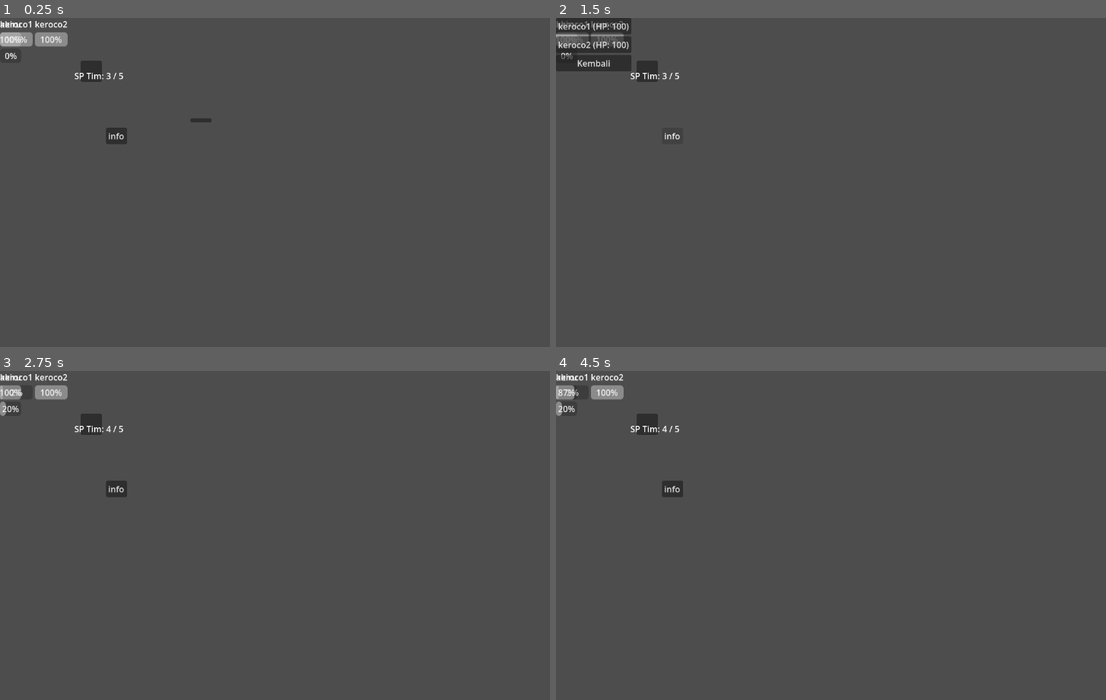
Above: before the commit, frames 1-4 (two rows, left to right).
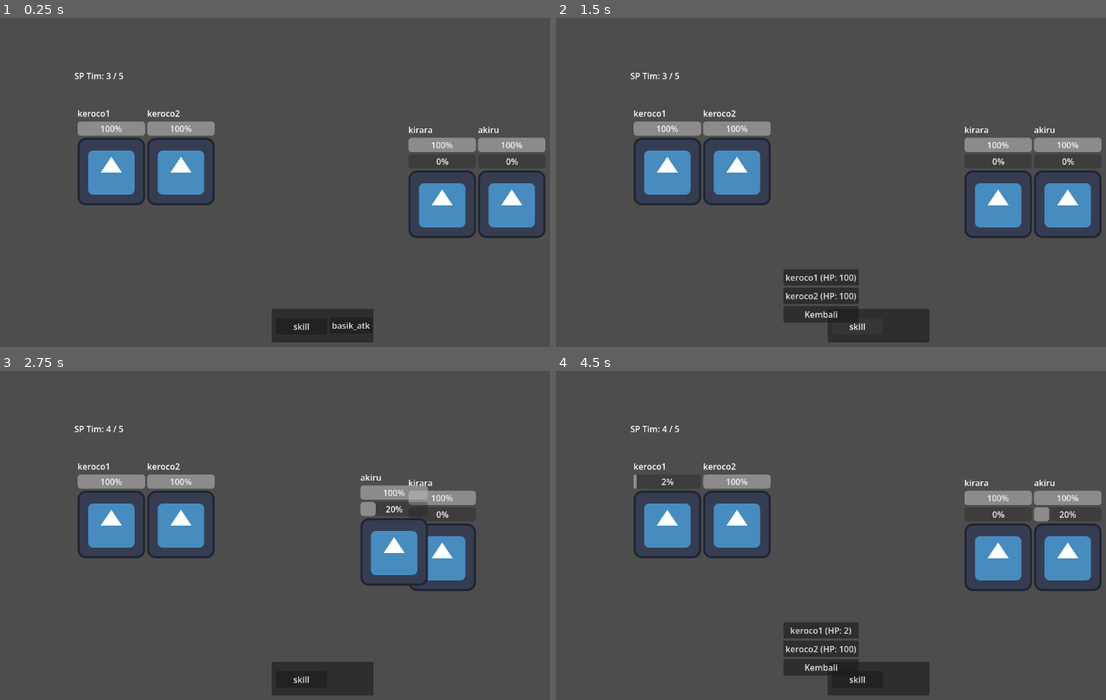
Above: after the commit, the same moments.

Repository: dx5053yx/trun-base-game
Game: Godot game, scene res://systems/battle_system/battel_arena.tscn
The game is run twice, just before and just after one commit, with the same random seed, the same clock (stepped at 60 frames per second) and the same inputs. The engine's default icon, where the game draws it, is replaced by a stand-in: a white triangle on a blue panel in a dark square.
Inputs (mouse positions are in pixels of both pictures, inside the frame that each line leads up to; where the layout moved, square brackets give the same spot in the first picture):
- Up to frame 1 (0.25 s): no input
- Up to frame 2 (1.5 s): click (908, 323) [759, 119] at 0.5 s; click "info" (after the commit: "skill") at 1.25 s
- Up to frame 3 (2.75 s): click "keroco1 (HP: 100)" at 2 s
- Up to frame 4 (4.5 s): click "info" (after the commit: "skill") at 2.75 s; click "info" (after the commit: "skill") at 3.5 s; click (908, 676) at 4.25 s, where only the run after the commit has a clickable "basik_atk"

The runs differ from the first frame. In frame 1, 11% of the frame differs, in the area x 0-100%, y 0-99%; in frame 2, 13%; in frame 3, 11%; in frame 4, 12%.

Commit message:
asset

Diff:
--- a/core/autoloads/party_dat.gd
+++ b/core/autoloads/party_dat.gd
@@ -12,7 +12,9 @@
 func _ready():
 	# Memasukkan MC sebagai anggota pertama secara otomatis
 	var mc_data = preload("res://data/characters/mc.tres")
-
+	var teman_1 = preload("res://data/characters/kirara.tres")
+	add_to_roster(teman_1)
+	add_to_active_party(teman_1)
 	add_to_roster(mc_data)
 	add_to_active_party(mc_data)
 
--- a/core/resources/char_stat.gd
+++ b/core/resources/char_stat.gd
@@ -8,8 +8,6 @@
 @export var current_hp: int = 100
 
 # --- SISTEM BARU: SP & ENERGY ---
-@export var max_sp: int = 5       # Batas maksimal tabungan SP
-@export var current_sp: int = 3   # SP awal saat battle dimulai
 @export var max_energy: int = 100 # Batas Energy untuk Ultimate
 @export var current_energy: int = 0
 @export var energy_regen_rate: float = 1.0
@@ -20,3 +18,6 @@
 
 @export var normal_skill: SkillDat
 @export var ultimate_skill: SkillDat
+@export var sprite_texture: Texture2D
+# Array untuk menampung efek-efek yang sedang aktif di tubuh karakter ini
+var active_statuses: Array[Dictionary] = []
--- a/core/resources/enemy_stat.gd
+++ b/core/resources/enemy_stat.gd
@@ -20,3 +20,6 @@
 
 @export var normal_skill: SkillDat
 @export var ultimate_skill: SkillDat
+@export var sprite_texture: Texture2D
+# Array untuk menampung efek-efek yang sedang aktif di tubuh karakter ini
+var active_statuses: Array[Dictionary] = []
--- a/core/resources/skill_dat.gd
+++ b/core/resources/skill_dat.gd
@@ -1,6 +1,12 @@
 extends Resource
 class_name SkillDat
+# --- SISTEM BUFF / DEBUFF ---
+# 0: Tidak Ada, 1: Racun/Burn, 2: Regen Darah, 3: Attack, 4: Speed, 5: Defense
+enum StatAffected { NONE, HP_DOT, HP_REGEN, ATTACK, SPEED, DEFENSE }
 
+@export var stat_affected: StatAffected = StatAffected.NONE
+@export var effect_amount: int = 0   # Jumlah stat yang ditambah/dikurangi/damage racun
+@export var effect_duration: int = 0 # Bertahan berapa giliran?
 enum TargetType { SINGLE_ENEMY, ALL_ENEMIES, SINGLE_ALLY, ALL_ALLIES, SELF }
 enum SkillEffect { DAMAGE, HEAL, BUFF, DEBUFF }
 
--- /dev/null
+++ b/data/characters/kirara.tres
@@ -0,0 +1,14 @@
+[gd_resource type="Resource" script_class="CharacterStats" format=3 uid="uid://ov4weqaves7q"]
+
+[ext_resource type="Resource" uid="uid://csvpdofifu46k" path="res://data/skill/kirara/skill.tres" id="1_ugq6n"]
+[ext_resource type="Script" uid="uid://bru016kf7qe6s" path="res://core/resources/char_stat.gd" id="2_3sh6j"]
+[ext_resource type="Texture2D" uid="uid://b5p55w8eohp4k" path="res://icon.svg" id="3_3sh6j"]
+[ext_resource type="Resource" uid="uid://wo5bud0drgdv" path="res://data/skill/kirara/ultimate.tres" id="3_aq428"]
+
+[resource]
+script = ExtResource("2_3sh6j")
+character_name = "kirara"
+normal_skill = ExtResource("1_ugq6n")
+ultimate_skill = ExtResource("3_aq428")
+sprite_texture = ExtResource("3_3sh6j")
+metadata/_custom_type_script = "uid://bru016kf7qe6s"
--- a/data/characters/mc.tres
+++ b/data/characters/mc.tres
@@ -2,6 +2,7 @@
 
 [ext_resource type="Resource" uid="uid://bf1glmjq0yvlo" path="res://data/skill/mc/skill.tres" id="1_hhugu"]
 [ext_resource type="Script" uid="uid://bru016kf7qe6s" path="res://core/resources/char_stat.gd" id="1_mxkbc"]
+[ext_resource type="Texture2D" uid="uid://b5p55w8eohp4k" path="res://icon.svg" id="3_6fydo"]
 [ext_resource type="Resource" uid="uid://3stbuhuwmifw" path="res://data/skill/mc/ultimate.tres" id="3_220qx"]
 
 [resource]
@@ -12,4 +13,5 @@
 attack_power = 100
 normal_skill = ExtResource("1_hhugu")
 ultimate_skill = ExtResource("3_220qx")
+sprite_texture = ExtResource("3_6fydo")
 metadata/_custom_type_script = "uid://bru016kf7qe6s"
--- a/data/characters/timun.tres
+++ /dev/null
@@ -1,9 +0,0 @@
-[gd_resource type="Resource" script_class="CharacterStats" format=3 uid="uid://ov4weqaves7q"]
-
-[ext_resource type="Script" uid="uid://bru016kf7qe6s" path="res://core/resources/char_stat.gd" id="1_2tceh"]
-[ext_resource type="Script" uid="uid://b4qu4nmoeircx" path="res://core/resources/skill_dat.gd" id="2_2wh1q"]
-
-[resource]
-script = ExtResource("1_2tceh")
-character_name = "timun"
-metadata/_custom_type_script = "uid://bru016kf7qe6s"
--- a/data/enemies/keroco2.tres
+++ b/data/enemies/keroco2.tres
@@ -2,6 +2,7 @@
 
 [ext_resource type="Script" uid="uid://bmxew6ryek11a" path="res://core/resources/enemy_stat.gd" id="1_2d2x6"]
 [ext_resource type="Resource" uid="uid://cc223nkgaqoue" path="res://data/skill/kroco/skill.tres" id="1_lumxf"]
+[ext_resource type="Texture2D" uid="uid://b5p55w8eohp4k" path="res://icon.svg" id="3_m7pq8"]
 [ext_resource type="Resource" uid="uid://c74jq7asd6afj" path="res://data/skill/kroco/ulti.tres" id="3_sy8p0"]
 
 [resource]
@@ -9,4 +10,5 @@
 character_name = "keroco2"
 normal_skill = ExtResource("1_lumxf")
 ultimate_skill = ExtResource("3_sy8p0")
+sprite_texture = ExtResource("3_m7pq8")
 metadata/_custom_type_script = "uid://bmxew6ryek11a"
--- a/data/enemies/kroco1.tres
+++ b/data/enemies/kroco1.tres
@@ -2,6 +2,7 @@
 
 [ext_resource type="Resource" uid="uid://cc223nkgaqoue" path="res://data/skill/kroco/skill.tres" id="1_38nr5"]
 [ext_resource type="Script" uid="uid://bmxew6ryek11a" path="res://core/resources/enemy_stat.gd" id="1_e42y5"]
+[ext_resource type="Texture2D" uid="uid://b5p55w8eohp4k" path="res://icon.svg" id="3_bvjje"]
 [ext_resource type="Resource" uid="uid://c74jq7asd6afj" path="res://data/skill/kroco/ulti.tres" id="3_mgevs"]
 
 [resource]
@@ -9,4 +10,5 @@
 character_name = "keroco1"
 normal_skill = ExtResource("1_38nr5")
 ultimate_skill = ExtResource("3_mgevs")
+sprite_texture = ExtResource("3_bvjje")
 metadata/_custom_type_script = "uid://bmxew6ryek11a"
--- a/data/skill/kirara/skill.tres
+++ b/data/skill/kirara/skill.tres
@@ -4,7 +4,7 @@
 
 [resource]
 script = ExtResource("1_mh3uf")
-effect_type = 2
+effect_type = 1
 target_type = 3
 power = 20
 metadata/_custom_type_script = "uid://b4qu4nmoeircx"
--- a/data/skill/mc/skill.tres
+++ b/data/skill/mc/skill.tres
@@ -1,4 +1,4 @@
-[gd_resource type="Resource" script_class="SkillData" format=3 uid="uid://bf1glmjq0yvlo"]
+[gd_resource type="Resource" script_class="SkillDat" format=3 uid="uid://bf1glmjq0yvlo"]
 
 [ext_resource type="Script" uid="uid://b4qu4nmoeircx" path="res://core/resources/skill_dat.gd" id="1_30wl2"]
 
@@ -6,4 +6,6 @@
 script = ExtResource("1_30wl2")
 skill_name = "basic atak"
 description = "mengakibatkat damage"
+target_type = 1
+power = 27
 metadata/_custom_type_script = "uid://b4qu4nmoeircx"
--- a/systems/battle_system/BattelUi.tscn
+++ b/systems/battle_system/BattelUi.tscn
@@ -13,3 +13,6 @@
 
 [node name="energi" type="ProgressBar" parent="." unique_id=418753902]
 layout_mode = 2
+
+[node name="SpriteKarakter" type="TextureRect" parent="." unique_id=1744835040]
+layout_mode = 2
--- a/systems/battle_system/battel_arena.gd
+++ b/systems/battle_system/battel_arena.gd
@@ -110,7 +110,35 @@
 func start_turn():
 	current_battler = turn_queue[0]
 	print("\n>>> Giliran " + current_battler.character_name + " sekarang! <<<")
-
+	for i in range(current_battler.active_statuses.size() - 1, -1, -1):
+		var status = current_battler.active_statuses[i]
+
+		# 1. Cek efek yang terjadi setiap giliran (Racun / Regen Darah)
+		if status.stat == 1: # HP_DOT (Racun/Burn)
+			current_battler.current_hp -= status.jumlah
+			print("☠️ " + current_battler.character_name + " terkena " + str(status.jumlah) + " damage dari racun [" + status.nama + "]!")
+		elif status.stat == 2: # HP_REGEN (Heal pelan-pelan)
+			current_battler.current_hp += status.jumlah
+			if current_battler.current_hp > current_battler.max_hp: current_battler.current_hp = current_battler.max_hp
+			print("💚 " + current_battler.character_name + " memulihkan " + str(status.jumlah) + " HP dari efek [" + status.nama + "]!")
+
+		# Update UI Darah di layar
+		if ui_nodes.has(current_battler): ui_nodes[current_battler].update_hp()
+		cek_kematian(current_battler)
+
+		# Kalau mati gara-gara racun sebelum sempat jalan, langsung stop fungsi ini!
+		if current_battler.current_hp <= 0: return
+
+		# 2. Kurangi durasi efek
+		status.durasi -= 1
+		if status.durasi <= 0:
+			print("⏳ Efek [" + status.nama + "] pada " + current_battler.character_name + " telah habis!")
+			# Kembalikan stat seperti semula jika itu buff/debuff stat!
+			if status.stat == 3: current_battler.attack_power -= status.jumlah
+			elif status.stat == 4: current_battler.speed -= status.jumlah
+			elif status.stat == 5: current_battler.defense -= status.jumlah
+
+			current_battler.active_statuses.remove_at(i)
 	if current_battler is CharacterStats:
 		# Giliran Hero! Munculkan menu tombol
 		action_menu.show()
@@ -154,7 +182,39 @@
 	# 3. Eksekusi damage ke target yang barusan di-klik!
 	perform_attack(current_battler, target)
 
+func _animasi_serang_fisik(node_penyerang: Control, node_target: Control):
+	# 1. Catat posisi awal penyerang
+	var posisi_awal = node_penyerang.global_position
+	var posisi_target = node_target.global_position
+
+	# 2. Tentukan arah maju.
+	# Kalau penyerang di kanan (Hero), dia maju ke kiri (-). Kalau musuh di kiri, maju ke kanan (+).
+	var arah = 1 if posisi_awal.x < posisi_target.x else -1
+
+	# 3. Tentukan titik pukul (Jangan pas di tengah badan target, kasih jarak misal 80 pixel)
+	var titik_pukul = posisi_target + Vector2(80 * -arah, 0)
+
+	# 4. Buat TWEEN (Animasi)
+	var tween = get_tree().create_tween()
+
+	# Bawa ke depan (maju dalam 0.3 detik)
+	tween.tween_property(node_penyerang, "global_position", titik_pukul, 0.3).set_trans(Tween.TRANS_SINE)
+
+	# Mundur kembali ke posisi awal (mundur dalam 0.3 detik, tapi tunggu 0.2 detik dulu pas lagi mukul)
+	tween.tween_property(node_penyerang, "global_position", posisi_awal, 0.3).set_delay(0.2).set_trans(Tween.TRANS_SINE)
+
+	# Kita suruh Godot menunggu sampai animasi mundurnya selesai baru kode di bawahnya boleh jalan
+	await tween.finished
+
 func perform_attack(attacker, target):
+	# Kita ambil Node UI milik penyerang dan target dari dictionary
+	var node_attacker = ui_nodes[attacker]
+	var node_target = ui_nodes[target]
+
+	# JALANKAN ANIMASINYA! (Gunakan await agar nyawa target gak berkurang sebelum dipukul)
+	await _animasi_serang_fisik(node_attacker, node_target)
+
+	# --- Kode kalkulasi damage di bawah ini tetap sama ---
 	var damage = attacker.attack_power - (target.defense / 2)
 	if damage < 1: damage = 1
 
@@ -229,6 +289,11 @@
 		target.current_hp -= damage
 		print("💥 " + target.character_name + " terkena " + str(damage) + " damage!")
 
+		# Update bar HP dan cek kematian HANYA jika terkena damage
+		if ui_nodes.has(target):
+			ui_nodes[target].update_hp()
+		cek_kematian(target)
+
 	elif skill_data.effect_type == 1: # HEAL
 		target.current_hp += skill_data.power
 		# Jangan sampai nyawa melebihi batas (Overheal)
@@ -236,18 +301,27 @@
 			target.current_hp = target.max_hp
 		print("💚 " + target.character_name + " di-Heal sebesar " + str(skill_data.power) + " HP!")
 
-	elif skill_data.effect_type == 2: # BUFF (Contoh: Nambah Speed sementara)
-		print("✨ " + target.character_name + " mendapatkan Buff!")
-		# Nanti kita bisa kembangkan logika buff-nya di sini
-
-	# Update bar HP di layar
-	if ui_nodes.has(target):
-		ui_nodes[target].update_hp()
-
-	# Cek apakah musuh mati (fungsi yang sudah kamu buat sebelumnya)
-	cek_kematian(target)
-
-	# Akhiri giliran
+		# Update bar HP HANYA jika di-heal
+		if ui_nodes.has(target):
+			ui_nodes[target].update_hp()
+
+	elif skill_data.effect_type == 2 or skill_data.effect_type == 3: # BUFF atau DEBUFF
+		# Buat "paket" data status untuk ditempelkan ke target
+		var status = {
+			"nama": skill_data.skill_name,
+			"stat": skill_data.stat_affected,
+			"jumlah": skill_data.effect_amount if skill_data.effect_type == 2 else -skill_data.effect_amount,
+			"durasi": skill_data.effect_duration
+		}
+		target.active_statuses.append(status)
+		print("✨ " + target.character_name + " terkena efek [" + skill_data.skill_name + "] selama " + str(skill_data.effect_duration) + " giliran!")
+
+		# Kalau ini buff/debuff stat instan (seperti ATK, SPD, DEF), langsung ubah stat aslinya
+		if status.stat == 3: target.attack_power += status.jumlah
+		elif status.stat == 4: target.speed += status.jumlah
+		elif status.stat == 5: target.defense += status.jumlah
+
+	# Akhiri giliran dipanggil SATU KALI di akhir untuk semua jenis efek skill
 	end_turn()
 
 func _on_skill_btn_pressed():
@@ -308,7 +382,6 @@
 		update_sp_ui()
 		print("\n🌟 " + current_battler.character_name + " merapalkan [" + skill_data.skill_name + "]! (Sisa SP: " + str(team_sp) + ")")
 
-		# Memakai skill juga akan mengisi sedikit Energy untuk Ultimate (dari blueprint)
 		current_battler.current_energy += skill_data.energy_gained
 		if current_battler.current_energy > current_battler.max_energy:
 			current_battler.current_energy = current_battler.max_energy
@@ -316,9 +389,8 @@
 
 	skill_menu.hide()
 
-	# ... (kode logika efek skill damage/heal di bawahnya tetap sama seperti sebelumnya) ...6
-
-# Fungsi baru agar rapi (tambahkan di bagian bawah script)
+
+
 func cek_kematian(target):
 	if target.current_hp <= 0:
 		print("💀 " + target.character_name + " MATI!")
--- a/systems/battle_system/battel_arena.tscn
+++ b/systems/battle_system/battel_arena.tscn
@@ -4,7 +4,10 @@
 
 [node name="BattelArena" type="Control" unique_id=1916114402]
 layout_mode = 3
-anchors_preset = 0
+anchor_right = 1.0
+anchor_bottom = 1.0
+offset_right = -1152.0
+offset_bottom = -648.0
 script = ExtResource("1_22jws")
 
 [node name="background" type="TextureRect" parent="." unique_id=857072806]
@@ -14,49 +17,59 @@
 
 [node name="posisi_enmy" type="HBoxContainer" parent="." unique_id=614471419]
 layout_mode = 0
-offset_right = 40.0
-offset_bottom = 40.0
+offset_left = 147.0
+offset_top = 169.0
+offset_right = 408.0
+offset_bottom = 407.0
 
 [node name="posisi_plyr" type="HBoxContainer" parent="." unique_id=600246169]
 layout_mode = 0
-offset_right = 40.0
-offset_bottom = 40.0
+offset_left = 774.0
+offset_top = 200.0
+offset_right = 1025.0
+offset_bottom = 434.0
 
 [node name="booton" type="Panel" parent="." unique_id=722201017]
 layout_mode = 0
-offset_left = 153.0
-offset_top = 81.0
-offset_right = 193.0
-offset_bottom = 121.0
+offset_left = 515.0
+offset_top = 551.0
+offset_right = 708.0
+offset_bottom = 615.0
 
 [node name="acction" type="VBoxContainer" parent="booton" unique_id=234674800]
 layout_mode = 0
-offset_left = 208.0
-offset_top = 109.0
-offset_right = 248.0
-offset_bottom = 149.0
+offset_left = 110.0
+offset_top = 16.0
+offset_right = 191.0
+offset_bottom = 56.0
 
 [node name="basic_atk" type="Button" parent="booton/acction" unique_id=1937568856]
 layout_mode = 2
+text = "basik_atk"
 
 [node name="SkillMenu" type="VBoxContainer" parent="booton" unique_id=1123983832]
-layout_mode = 0
-offset_left = 48.0
-offset_top = 127.0
-offset_right = 88.0
-offset_bottom = 167.0
+layout_mode = 1
+anchors_preset = -1
+anchor_left = -15.509001
+anchor_top = -9.416
+anchor_right = -15.509001
+anchor_bottom = -9.416
+offset_left = 3001.237
+offset_top = 620.624
+offset_right = 3098.854
+offset_bottom = 655.792
 tooltip_text = "tes"
 
 [node name="skill" type="Button" parent="booton/SkillMenu" unique_id=2066805455]
 layout_mode = 2
-text = "info"
+text = "skill"
 
 [node name="TargetMenu" type="VBoxContainer" parent="booton" unique_id=146116390]
 layout_mode = 0
-offset_left = -153.0
-offset_top = -81.0
-offset_right = -113.0
-offset_bottom = -41.0
+offset_left = -84.0
+offset_top = -75.0
+offset_right = -44.0
+offset_bottom = -35.0
 
 [node name="SP" type="Label" parent="." unique_id=2060974642]
 layout_mode = 0
--- a/systems/battle_system/battel_ui.gd
+++ b/systems/battle_system/battel_ui.gd
@@ -3,7 +3,7 @@
 @onready var name_label = $Label
 @onready var hp_bar = $ProgressBar
 @onready var energy_bar = $energi # Panggil bar energi baru
-
+@onready var sprite_karakter = $SpriteKarakter # Tambahkan ini di atas
 var stats = null
 
 func setup(data_stats):
@@ -11,8 +11,8 @@
 	name_label.text = stats.character_name
 	hp_bar.max_value = stats.max_hp
 	hp_bar.value = stats.current_hp
-
-	# Kita hanya memunculkan Bar Energi untuk Hero (CharacterStats)
+	if stats.sprite_texture != null:
+		sprite_karakter.texture = stats.sprite_texture
 	if stats is CharacterStats:
 		energy_bar.show()
 		energy_bar.max_value = stats.max_energy
Binary file added: Assets /NPC/Generic Children NPCs A.png
Not shown, added: Assets /NPC/Generic Children NPCs A.png.import
Binary file added: Assets /NPC/Generic Children NPCs.png
Not shown, added: Assets /NPC/Generic Children NPCs.png.import
Binary file added: Assets /NPC/Generic Female NPCs A.png
Not shown, added: Assets /NPC/Generic Female NPCs A.png.import
Binary file added: Assets /NPC/Generic Female NPCs.png
Not shown, added: Assets /NPC/Generic Female NPCs.png.import
Binary file added: Assets /NPC/Generic Male NPCs A.png
Not shown, added: Assets /NPC/Generic Male NPCs A.png.import
Binary file added: Assets /NPC/Generic Male NPCs.png
Not shown, added: Assets /NPC/Generic Male NPCs.png.import
(and 14 more such lines)
